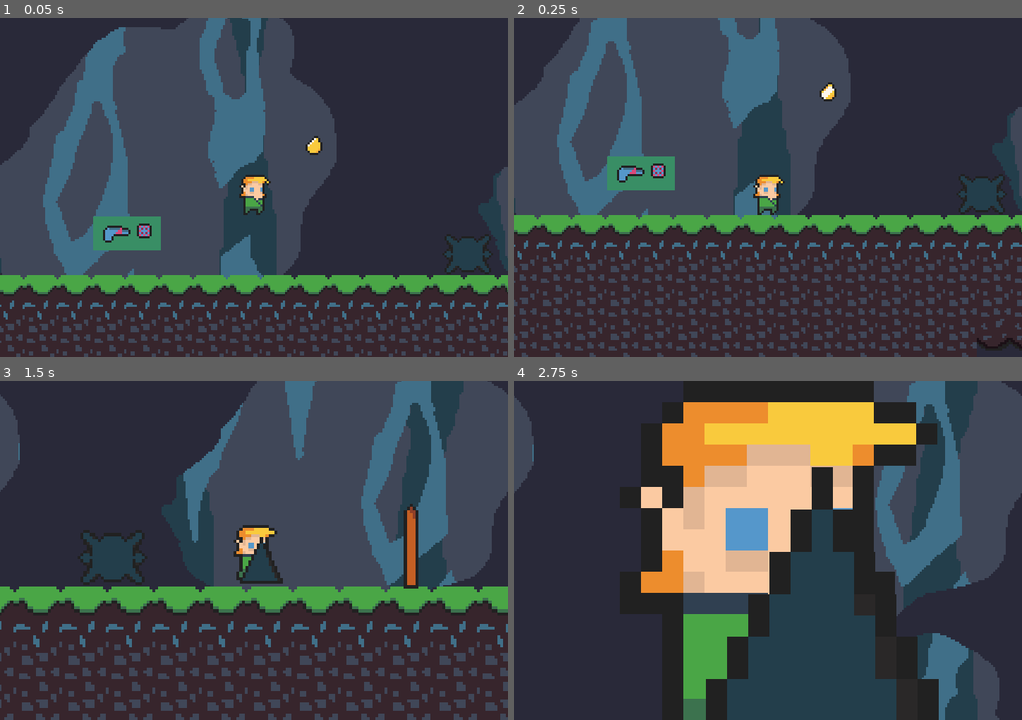
Above: before the commit, frames 1-4 (two rows, left to right).
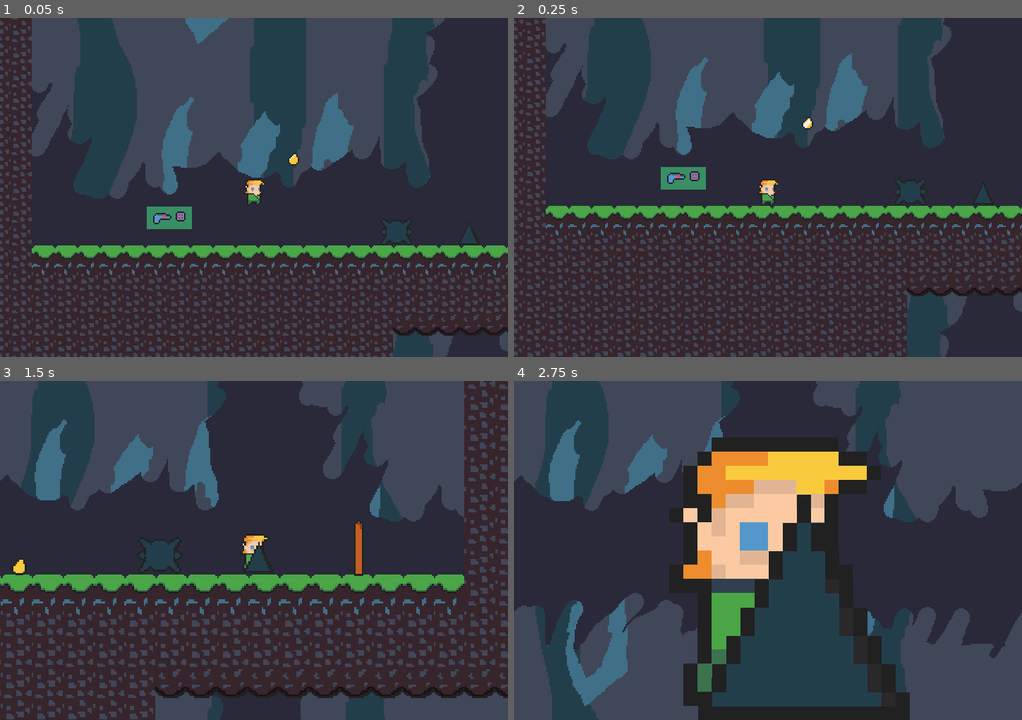
Above: after the commit, the same moments.

Repository: jotson/FantasticJetMan
Game: Godot game, scene res://scenes/General.tscn
The game is run twice, just before and just after one commit, with the same random seed, the same clock (stepped at 60 frames per second) and the same inputs.
Inputs (mouse positions are in pixels of both pictures, inside the frame that each line leads up to):
- Up to frame 1 (0.05 s): no input
- Up to frame 2 (0.25 s): no input
- Up to frame 3 (1.5 s): move the mouse to (365, 533) at 0.52 s; hold Right (ui_right) from 0.53 s (still down); tap D (confirm_throw) at 0.6 s; tap A (jump) at 0.77 s; move the mouse to (152, 567) at 1.27 s; tap S (throw_state) at 1.35 s
- Up to frame 4 (2.75 s): tap A (jump) at 1.52 s; move the mouse to (818, 475) at 2.02 s; release Right (ui_right) at 2.03 s; hold Left (ui_left) from 2.03 s (still down); click (818, 475) at 2.1 s

The runs differ from the first frame. In frame 1, 53% of the frame differs, in the area x 0-100%, y 0-100%; in frame 2, 49%; in frame 3, 58%; in frame 4, 57%.

Commit message:
Change resolution

Diff:
--- a/project.godot
+++ b/project.godot
@@ -21,8 +21,8 @@
 
 [display]
 
-window/size/width=240
-window/size/height=160
+window/size/width=360
+window/size/height=240
 window/size/test_width=960
 window/size/test_height=640
 window/stretch/mode="2d"
--- a/scenes/player/Player.tscn
+++ b/scenes/player/Player.tscn
@@ -114,7 +114,7 @@
 
 [node name="ParallaxLayer3" type="ParallaxLayer" parent="Camera2D/ParallaxBackground"]
 motion_scale = Vector2( 0.2, 1 )
-motion_mirroring = Vector2( 240, 160 )
+motion_mirroring = Vector2( 360, 240 )
 
 [node name="TextureRect" type="TextureRect" parent="Camera2D/ParallaxBackground/ParallaxLayer3"]
 margin_right = 40.0
@@ -126,7 +126,7 @@
 
 [node name="ParallaxLayer2" type="ParallaxLayer" parent="Camera2D/ParallaxBackground"]
 motion_scale = Vector2( 0.6, 1 )
-motion_mirroring = Vector2( 240, 160 )
+motion_mirroring = Vector2( 360, 240 )
 
 [node name="TextureRect" type="TextureRect" parent="Camera2D/ParallaxBackground/ParallaxLayer2"]
 margin_right = 40.0
@@ -137,7 +137,7 @@
 }
 
 [node name="ParallaxLayer" type="ParallaxLayer" parent="Camera2D/ParallaxBackground"]
-motion_mirroring = Vector2( 240, 160 )
+motion_mirroring = Vector2( 360, 240 )
 
 [node name="TextureRect" type="TextureRect" parent="Camera2D/ParallaxBackground/ParallaxLayer"]
 margin_right = 40.0
Binary file changed: assets/parallax/2.png
Binary file changed: assets/parallax/3.png
Binary file changed: assets/parallax/4.png
Binary file changed: assets/parallax/parallaxBackground.aseprite
